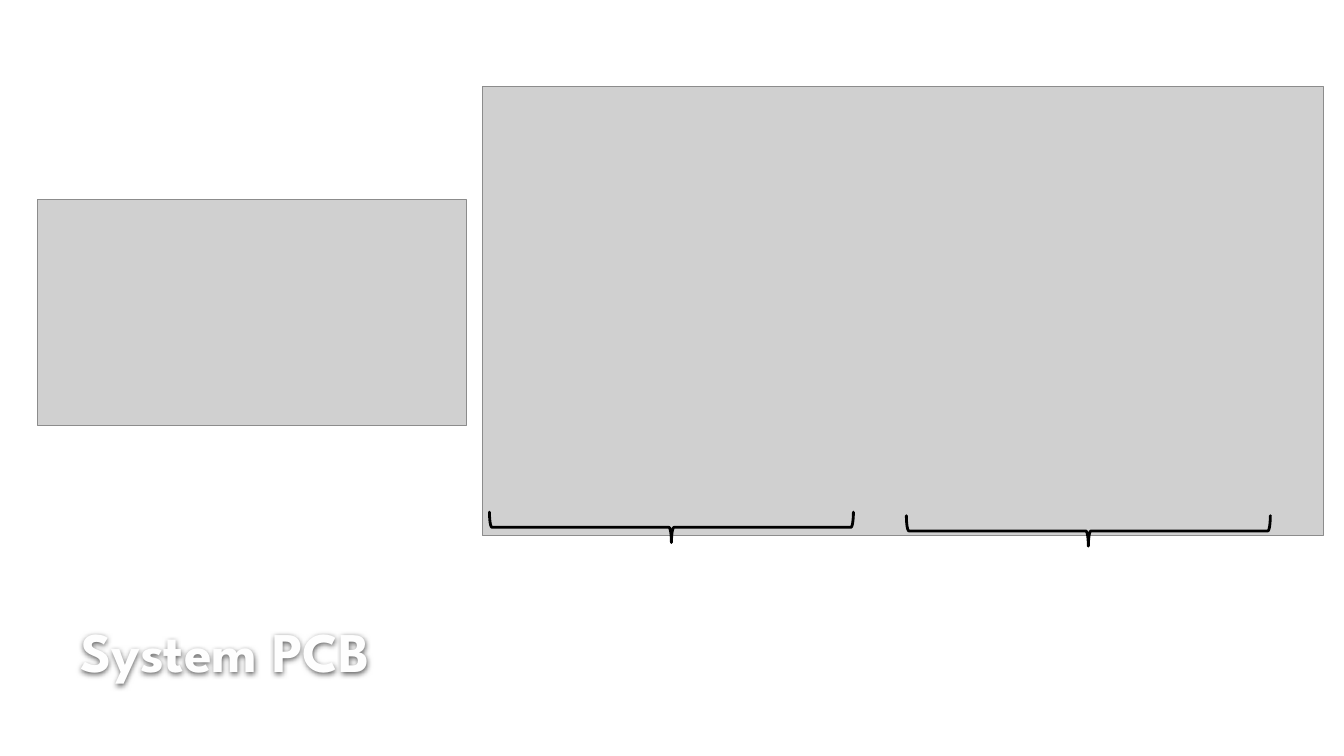
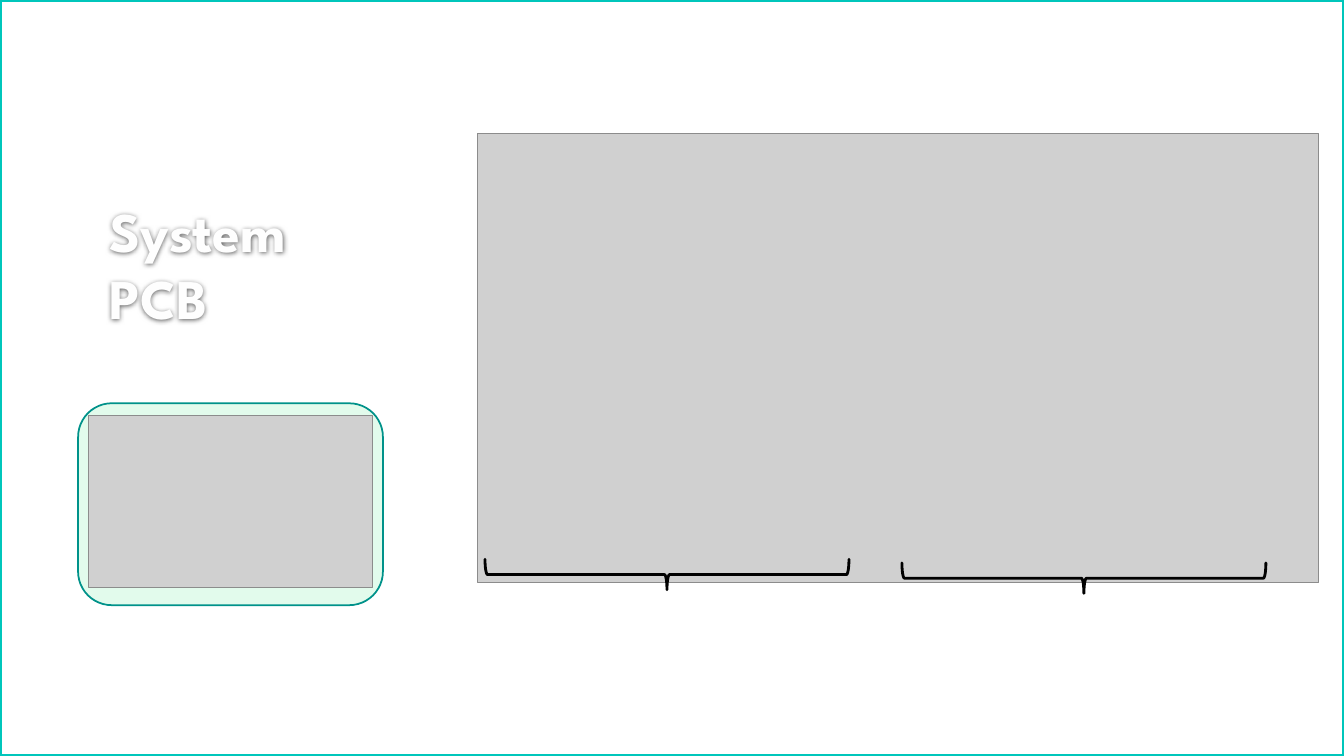
Before and after one commit to lcall3/Controller, a slide deck: slide 15 of doc/report/demo2.pptx (slide 18 before the commit). Drawn at 1344x756 pixels with LibreOffice and Linux fonts; fonts in the diff are those of the drawing; grey boxes stand for pictures; background and template pictures are left out. Boxes give left, top, right and bottom in pixels: in the first picture for what was removed or moved away, otherwise in the second. Text is boxed around its words. In the diff, an @@ line names an element or a change of style, - is before the commit and + after.

```diff
--- a/doc/report/demo2.pptx
+++ b/doc/report/demo2.pptx
@@ rectangle added at box(0, 0, 1344, 756), outline #00C6BB 3 pt @@
@@ title "System PCB": place and size @@
-title "System PCB" at box(80, 638, 370, 688)
+title "System PCB" at box(109, 219, 286, 322)
@@ title "System PCB" at box(109, 219, 286, 322): vertical alignment bottom to top @@
@@ rounded rectangle added at box(78, 403, 382, 605), fill #E2FBEC, outline #00928A 1.25 pt @@
@@ picture: place and size @@
-picture at box(37, 200, 466, 425)
+picture at box(89, 416, 372, 588)
@@ 2 right braces, 1 picture: place and size @@
-2 right braces, 1 picture at box(482, 86, 1323, 546)
+2 right braces, 1 picture at box(478, 133, 1319, 593)
```
Also in this commit, not shown: 6 other slides changed, 4 slides added, 6 slides removed, 5 other files.
